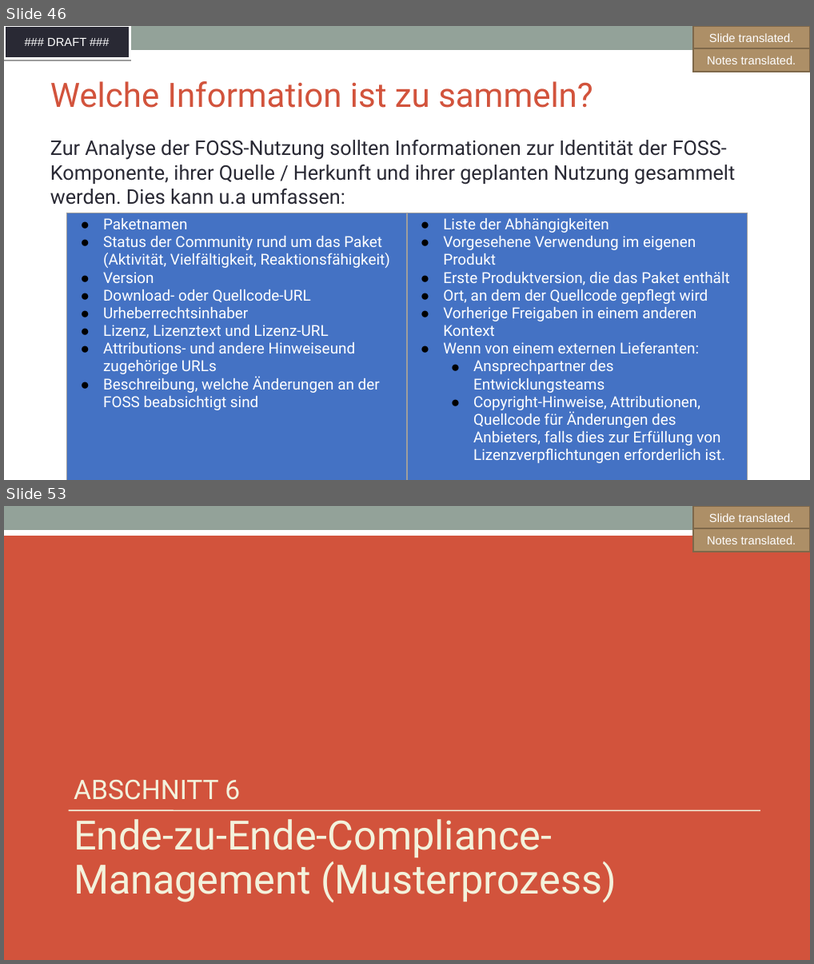
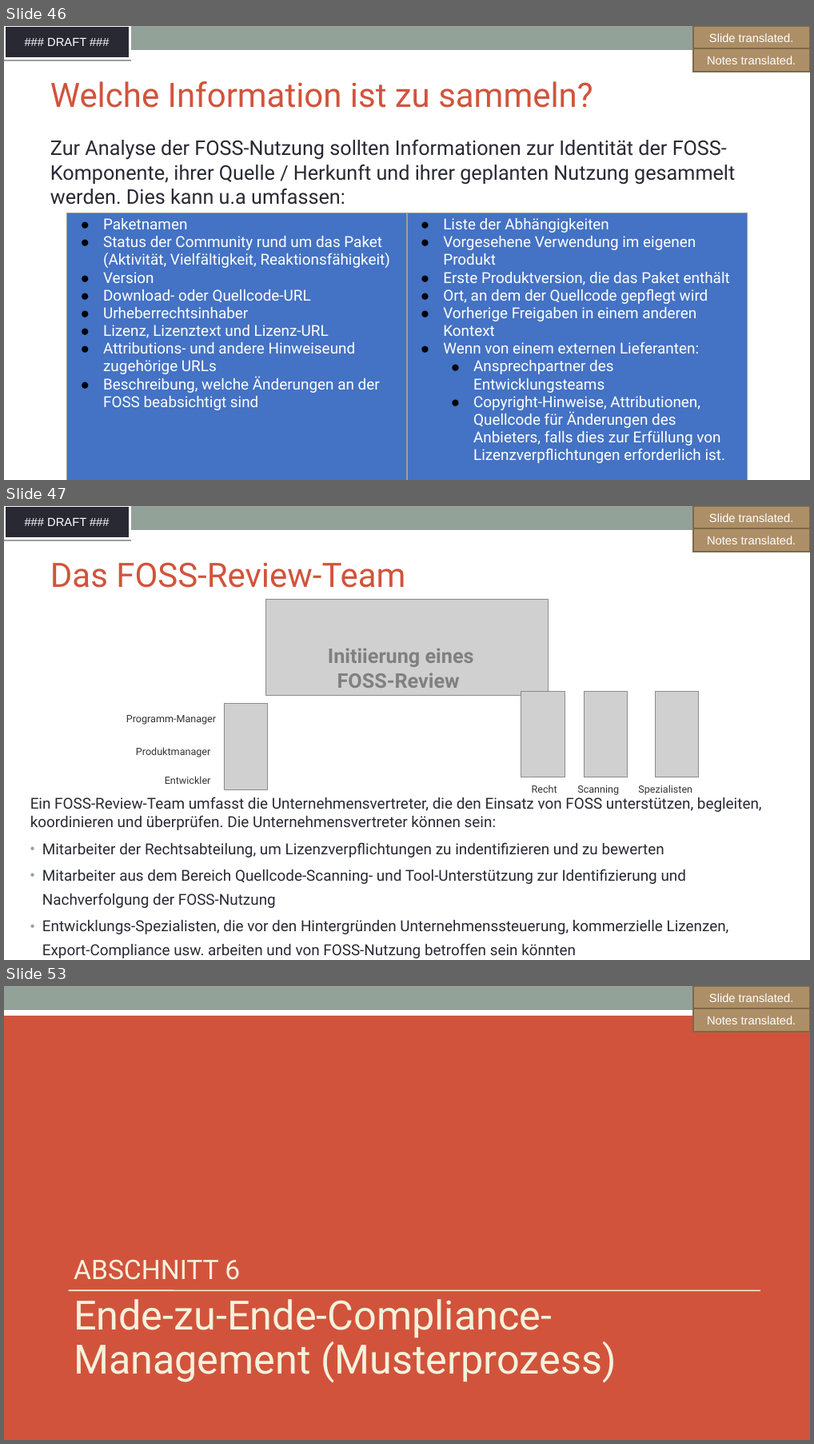
Before and after one commit to SThanheiser/curriculum, a slide deck: translation-DE/slides/DFT_openchain-curriculum-for-1-1_GER.odp. Shown one above the other, each under a label of ours: slides 46 and 53 before the commit, slides 46, 47 and 53 after it; the slides between them are not shown. The pictures are 814x964 and 814x1444 pixels, drawn with LibreOffice and Linux fonts; fonts in the diff are those of the drawing; grey boxes stand for pictures; background and template pictures are left out. Boxes give left, top, right and bottom in pixels: in the first picture for what was removed or moved away, otherwise in the second. Text is boxed around its words. In the diff, an @@ line names an element or a change of style, - is before the commit and + after.

```diff
--- a/translation-DE/slides/DFT_openchain-curriculum-for-1-1_GER.odp
+++ b/translation-DE/slides/DFT_openchain-curriculum-for-1-1_GER.odp
@@ slide 47 added at bbox=[4, 506, 810, 960], background #FFFFFF; not listed: 2 template elements that a slide beside it also shows @@
@@ freeform shape added at bbox=[694, 506, 810, 529], fill #AD8F67, outline #7E684A 2.01 pt, 14 pt, text #FFFFFF @@
+Slide translated.
@@ freeform shape added at bbox=[694, 528, 810, 552], fill #AD8F67, outline #7E684A 2.01 pt, 14 pt, text #FFFFFF @@
+Notes translated.
@@ title added at bbox=[50, 562, 406, 588], 40 pt, text #D2533C @@
+Das FOSS-Review-Team
@@ picture added at bbox=[266, 599, 549, 696] @@
@@ text added at bbox=[328, 648, 474, 688], 24 pt, text #808080, bold @@
+Initiierung eines FOSS-Review
@@ picture added at bbox=[522, 691, 565, 777] @@
@@ picture added at bbox=[584, 691, 628, 777] @@
@@ picture added at bbox=[655, 691, 699, 777] @@
@@ text added at bbox=[126, 715, 216, 724], 12 pt, text #333333 @@
+Programm-Manager
@@ picture added at bbox=[224, 704, 268, 789] @@
@@ text added at bbox=[136, 747, 210, 757], 12 pt, text #333333 @@
+Produktmanager
@@ text added at bbox=[165, 776, 211, 784], 12 pt, text #333333 @@
+Entwickler
@@ text added at bbox=[532, 784, 558, 792], 12 pt, text #333333 @@
+Recht
@@ text added at bbox=[578, 785, 619, 795], 12 pt, text #333333 @@
+Scanning
@@ text added at bbox=[638, 784, 693, 795], 12 pt, text #333333 @@
+Spezialisten
@@ text added at bbox=[30, 796, 762, 958], 18 pt, text #292934 @@
+Ein FOSS-Review-Team umfasst die Unternehmensvertreter, die den Einsatz von FOSS unterstützen, begleiten, koordinieren und überprüfen. Die Unternehmensvertreter können sein:
+• Mitarbeiter der Rechtsabteilung, um Lizenzverpflichtungen zu indentifizieren und zu bewerten
+• Mitarbeiter aus dem Bereich Quellcode-Scanning- und Tool-Unterstützung zur Identifizierung und Nachverfolgung der FOSS-Nutzung
+• Entwicklungs-Spezialisten, die vor den Hintergründen Unternehmenssteuerung, kommerzielle Lizenzen, Export-Compliance usw. arbeiten und von FOSS-Nutzung betroffen sein könnten
```
Also in this commit, not shown: 2 slides changed, 5 other slides added, 6 slides removed, 1 other file.
